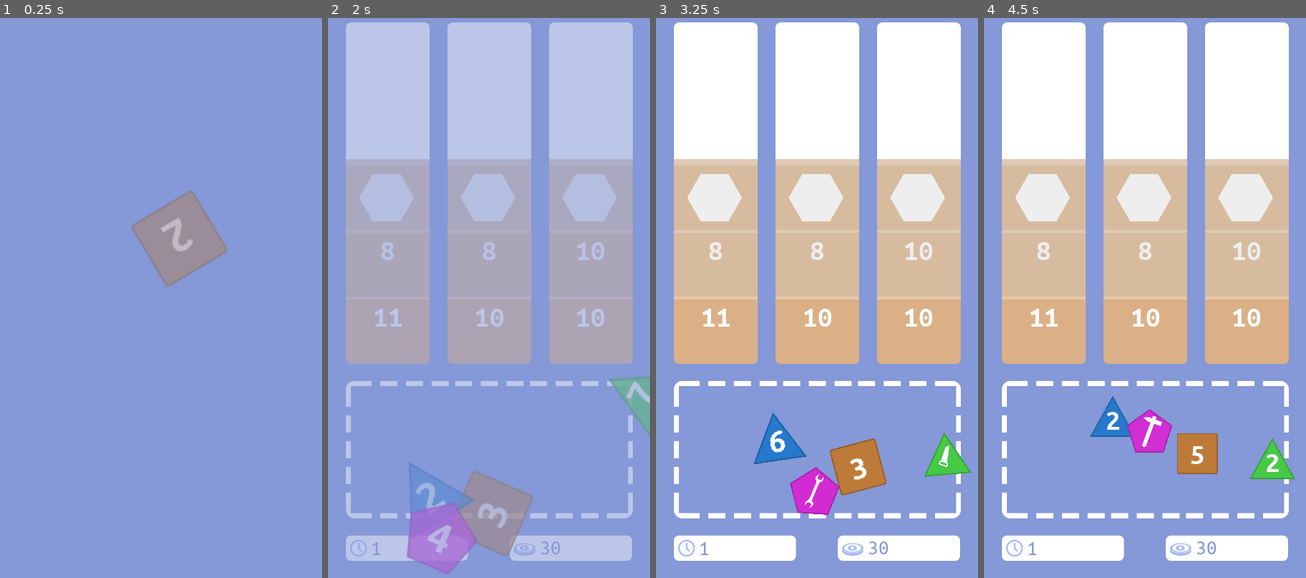
Above: before the commit, frames 1-4 (left to right).
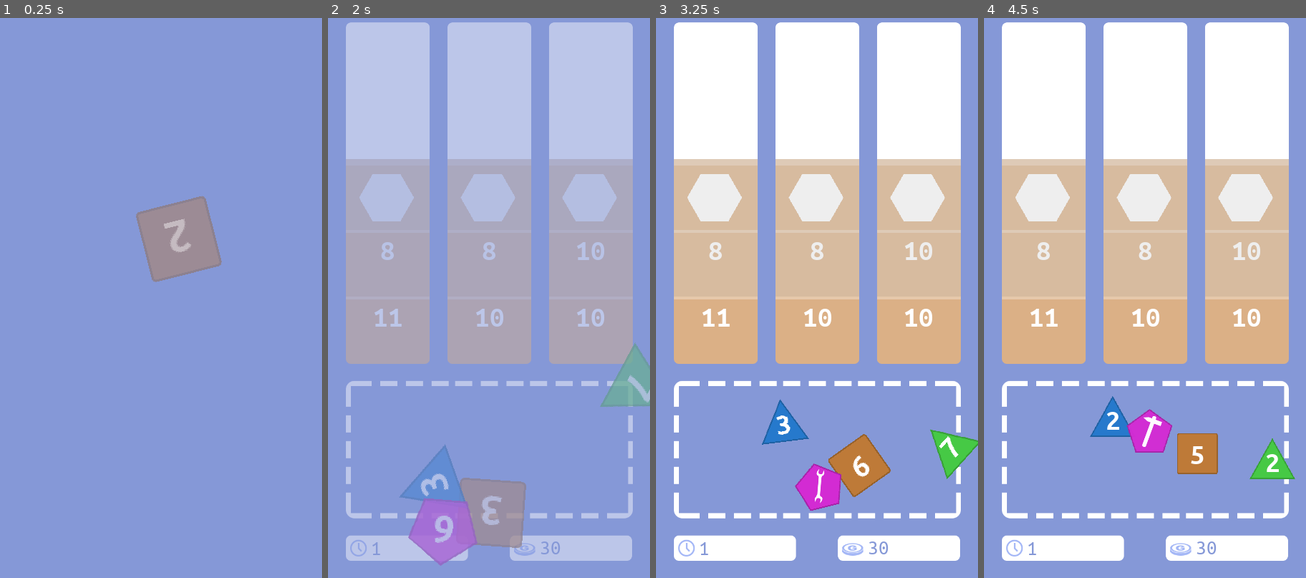
Above: after the commit, the same moments.

Repository: matzebond/DiceRepair
Game: Godot game, scene res://scenes/screens/RootNode.tscn
The game is run twice, just before and just after one commit, with the same random seed, the same clock (stepped at 60 frames per second) and the same inputs.
Inputs (mouse positions are in pixels of both pictures, inside the frame that each line leads up to):
- Up to frame 1 (0.25 s): no input
- Up to frame 2 (2 s): tap Enter (ui_accept) at 0.5 s; drag from (495, 247) to (489, 393) at 0.52 s; drag from (363, 449) to (489, 393) at 1.27 s
- Up to frame 3 (3.25 s): move the mouse to (817, 510) at 2.02 s; click (817, 510) at 2.17 s; drag from (952, 438) to (713, 258) at 2.77 s
- Up to frame 4 (4.5 s): drag from (1106, 432) to (1145, 326) at 3.52 s; drag from (1151, 482) to (1145, 326) at 4.27 s

The runs differ from the first frame. In frame 1, 0.7% of the frame differs, in the area x 40-71%, y 30-48%; in frame 2, 3.2%, in the area x 22-100%, y 57-100%; in frame 3, 2.8%; in frame 4, nothing differs.

Commit message:
Hover over die to show preview

Diff:
--- a/scenes/die/Die.gd
+++ b/scenes/die/Die.gd
@@ -1,4 +1,5 @@
 extends Sprite
+onready var DiePreview = load("res://scenes/die/DiePreview.tscn")
 
 const roll1 = preload("res://assets/sounds/roll1.ogg")
 const roll2 = preload("res://assets/sounds/roll2.ogg")
@@ -98,6 +99,12 @@
 var rng = RandomNumberGenerator.new()
 
 var mouse_inside = false
+var last_mouse_pos = Vector2()
+var last_mouse_time = 0
+var mouse_pos_avg = 10
+var preview = null
+var HOVER_MOUSE_THRESHOLD = 0.1
+var HOVER_TIME_THRESHOLD = 0.75
 onready var pre_drag_pos = self.position
 var drag_offset = Vector2()
 const SNAP_BACK_SPEED = 0.0002
@@ -119,8 +126,18 @@
     render_face()
 
 func _process(delta):
-    pass
-
+    if mouse_inside:
+        var mouse_diff = (get_viewport().get_mouse_position() - last_mouse_pos).length() * delta
+        if mouse_diff < HOVER_MOUSE_THRESHOLD:
+            var time_diff = OS.get_ticks_msec() - last_mouse_time
+            if time_diff/1000.0 > HOVER_TIME_THRESHOLD:
+                if state == Default:
+                    change_state(Preview)
+        else:
+            if state == Preview:
+                change_state(Default)
+            last_mouse_time = OS.get_ticks_msec()
+    last_mouse_pos = get_viewport().get_mouse_position()
 
 func _unhandled_input(event):
     if event is InputEventMouseMotion and state == Dragging:
@@ -129,17 +146,20 @@
     if event is InputEventMouseButton and event.button_index == BUTTON_LEFT:
         if !event.pressed and state == Dragging:
             get_tree().current_scene.dragging_die = false
-            drop()
-        if event.pressed and mouse_inside and (state == Default or state == Taken or state == Snapping) and !get_tree().current_scene.dragging_die:
+            #drop()
+            change_state(Default)
+        if event.pressed and mouse_inside and (state == Default or state == Taken or state == Snapping or state == Preview) and !get_tree().current_scene.dragging_die:
             get_tree().current_scene.dragging_die = true
-            start_drag()
+            change_state(Dragging)
+
         if event.pressed and mouse_inside and state == Dummy:
             get_parent().select(self)
             get_tree().set_input_as_handled()
 
     if event is InputEventMouseButton and event.button_index == BUTTON_RIGHT and event.pressed:
-        if mouse_inside and state == Default and get_tree().current_scene.try_pay(viz_state.roll_cost, position, self, "reroll_payment_received"):
-
+        if mouse_inside and (state == Default or state == Preview):
+            if get_tree().current_scene.try_pay(viz_state.roll_cost, position, self, "reroll_payment_received"):
+                change_state(Rolling)
             get_tree().set_input_as_handled()
 
 func reroll_payment_received():
@@ -155,10 +175,13 @@
 
 
 func roll():
+    change_state(Rolling)
+
+func start_roll():
     last_roll_time = -1
     # target index
     viz_state.face_index = rng.randi_range(0, len(viz_state.faces) - 1)
-    state = Rolling
+
     play_tween_make_opaque()
 
     var anim_time = 2 + randf()
@@ -193,7 +216,7 @@
 
 func rolling_complete(_key, _value):
     if _value == ":rolling":
-        state = Default
+        change_state(Default)
         render_face()
         $Tween.disconnect("tween_completed", self, "rolling_complete")
 
@@ -227,7 +250,6 @@
         $Tween.stop(self, "position")
     play_tween_make_opaque()
     move_to_top()
-    state = Dragging
 
 func move_to_top():
     var p = get_parent()
@@ -238,7 +260,6 @@
 
 
 func drop():
-    state = Default
     var min_area = null
     var min_dst = 10000000
 
@@ -253,33 +274,33 @@
             min_dst = dst
 
     if not min_area == null:
-        min_area.drop(self)
+        min_area.drop_into(self)
     else:
         snap_back()
 
 func block():
-    state = Blocked
+    next_change_state(Blocked)
 
 func dummy():
-    state = Dummy
+    change_state(Dummy)
 
 # dropped into & used by a drop area
 # DieArea does not "take" die
 func taken_by_area(make_trans = true):
-    state = Taken
+    next_change_state(Taken)
     if make_trans:
         play_tween_make_trans()
 
 
 func snap_back():
     var dist = (pre_drag_pos - position).length()
-    state = Snapping
+    next_change_state(Snapping)
     $Tween.interpolate_property(self, "position", position, pre_drag_pos, dist*SNAP_BACK_SPEED, Tween.TRANS_EXPO, Tween.EASE_IN)
     $Tween.connect("tween_completed", self, "end_snap_back", [], CONNECT_ONESHOT)
     $Tween.start()
 
 func end_snap_back(_key, _value):
-    state = Default
+    change_state(Default)
 
 func play_tween_make_trans():
     $Tween.interpolate_property(self, "modulate:a", 1, .65, 0.4, Tween.EASE_IN_OUT, Tween.TRANS_SINE)
@@ -288,3 +309,40 @@
 func play_tween_make_opaque():
     $Tween.interpolate_property(self, "modulate:a", .65, 1, 0.4, Tween.EASE_IN_OUT, Tween.TRANS_SINE)
     $Tween.start()
+
+func start_hover():
+    preview = DiePreview.instance()
+    add_child(preview)
+    preview.init(self)
+
+func stop_hover():
+    if preview:
+        preview.destroy()
+        preview = null
+
+func next_change_state(next_state):
+    yield(get_tree(), "idle_frame") # important do prevent dropping-taking loop
+    change_state(next_state)
+
+func change_state(next_state):
+    if state == next_state or state == Dummy:
+        return
+
+    var old_state = state
+
+    match state:
+        Preview:
+            stop_hover()
+        Dragging:
+            get_tree().current_scene.dragging_die = false
+            drop()
+
+    state = next_state
+
+    match next_state:
+        Preview:
+            start_hover()
+        Dragging:
+            start_drag()
+        Rolling:
+            start_roll()
--- a/scenes/die/DiePreview.gd
+++ b/scenes/die/DiePreview.gd
@@ -20,8 +20,9 @@
     self.selectable = selectable
     faces = len(die.viz_state.faces)
     var angle = 2*PI / faces
-    var cur_angle = 0
+    var cur_angle = -PI/2.0
     dummy_dice = []
+    var index = die.viz_state.face_index
     for i in range(faces):
         var dupl = Die.instance()
         dupl.init(die.viz_state)
@@ -36,6 +37,7 @@
         $Tween.interpolate_property(dupl, "position", Vector2(), target_pos, EXTRACT_TIME, Tween.TRANS_SINE, Tween.EASE_IN_OUT)
         $Tween.interpolate_property(dupl, "modulate:a", 0, 1, EXTRACT_TIME, Tween.TRANS_SINE, Tween.EASE_IN_OUT)
     $Tween.start()
+    die.viz_state.face_index = index
     return self
 
 
--- a/scenes/drop_area/DropArea.gd
+++ b/scenes/drop_area/DropArea.gd
@@ -4,5 +4,5 @@
 
 export var is_active:bool = true
 
-func drop(die):
+func drop_into(die):
     emit_signal("drop_item", die)
